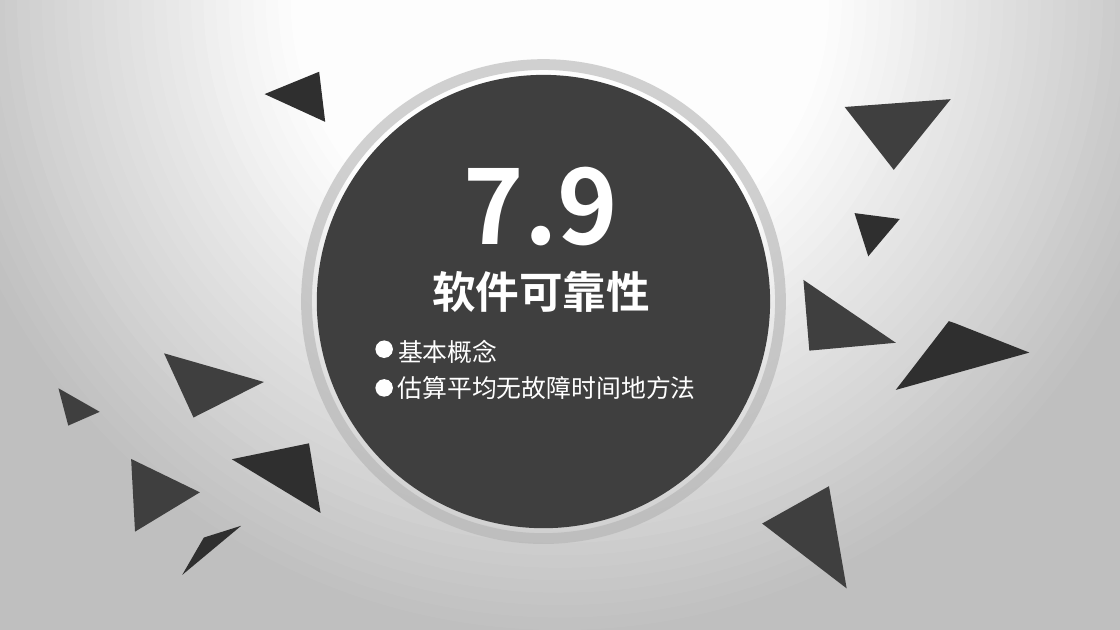
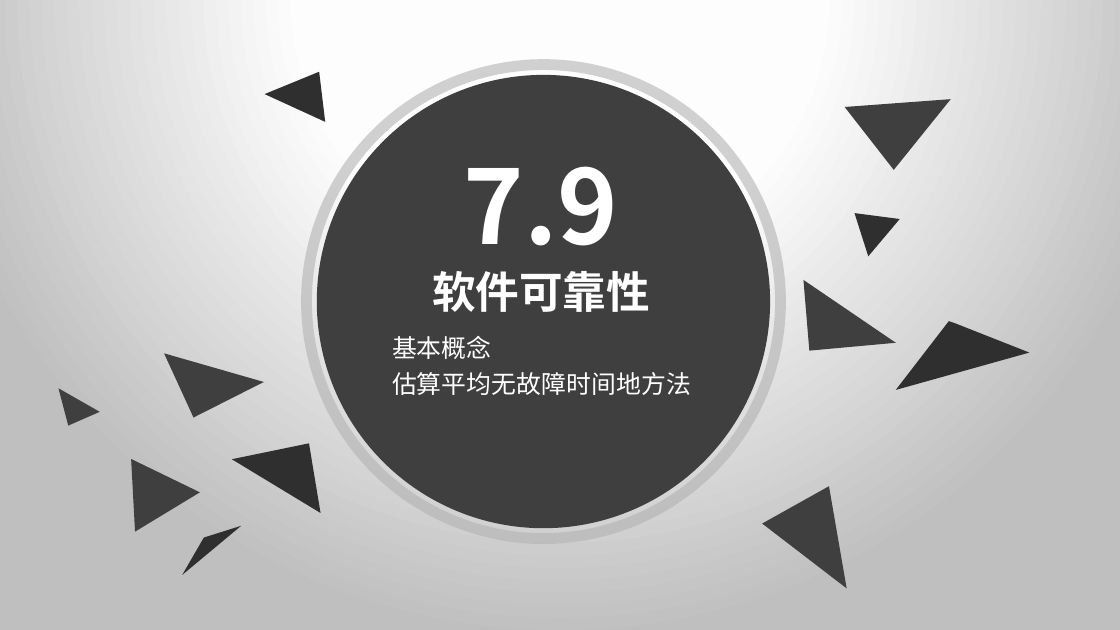
Before and after one commit to SE2020-G02/OurSudoku, a slide deck: slide 64 of SE2020-G02-实现阶段/翻转课堂 7.6白盒测试.pptx. Drawn at 1120x630 pixels with LibreOffice and Linux fonts; fonts in the diff are those of the drawing. Boxes give left, top, right and bottom in pixels: in the first picture for what was removed or moved away, otherwise in the second. Text is boxed around its words. In the diff, an @@ line names an element or a change of style, - is before the commit and + after.

Commit message:
翻转课堂

```diff
--- a/SE2020-G02-实现阶段/翻转课堂 7.6白盒测试.pptx
+++ b/SE2020-G02-实现阶段/翻转课堂 7.6白盒测试.pptx
@@ text "基本概念": place and size @@
-text "基本概念" at (397, 340, 695, 399)
+text "基本概念" at (392, 336, 691, 395)
@@ ellipse removed at (376, 340, 393, 358) @@
@@ ellipse removed at (376, 379, 393, 397) @@
```
